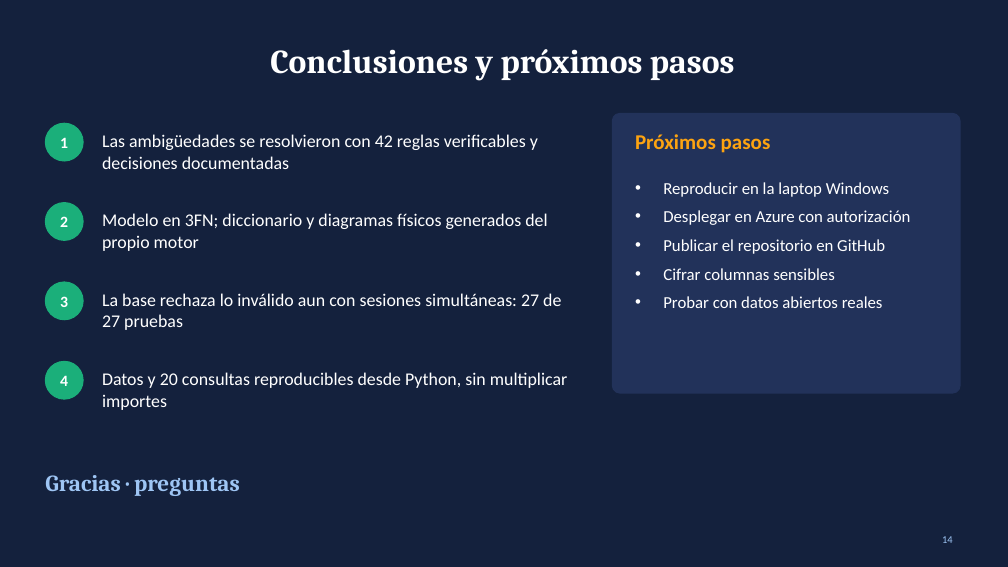
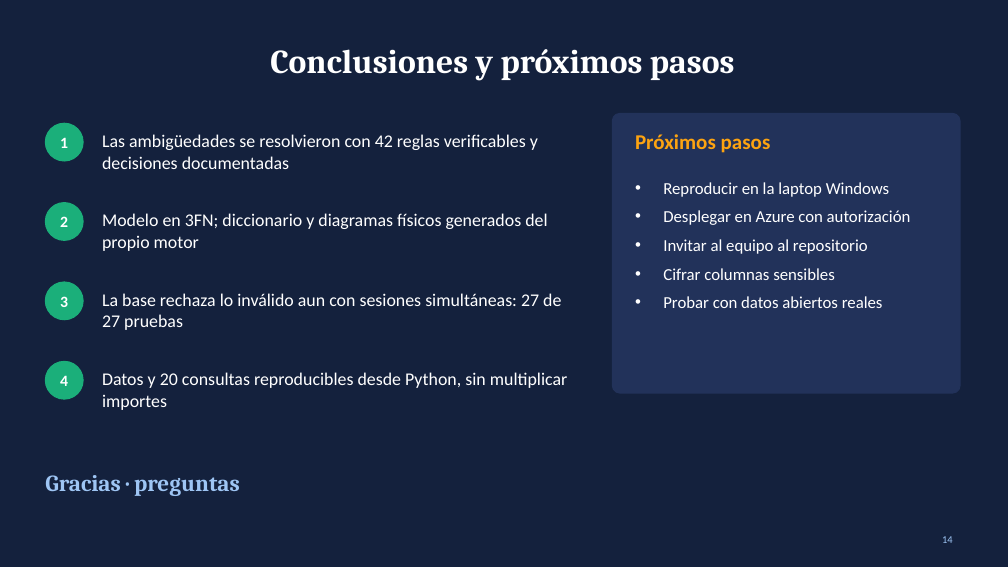
Before and after one commit to CARLOSDELOSRIOS/aerolinea-bd-psma00611, a slide deck: slide 14 of slides/presentacion_PSMA00611.pptx. Drawn at 1008x567 pixels with LibreOffice and Linux fonts; fonts in the diff are those of the drawing. Boxes give left, top, right and bottom in pixels: in the first picture for what was removed or moved away, otherwise in the second. Text is boxed around its words. In the diff, an @@ line names an element or a change of style, - is before the commit and + after.

```diff
--- a/slides/presentacion_PSMA00611.pptx
+++ b/slides/presentacion_PSMA00611.pptx
@@ text at (663,239,868,254): text changed @@
-• Publicar el repositorio en GitHub
+• Invitar al equipo al repositorio
```
Also in this commit, not shown: 7 other files.
